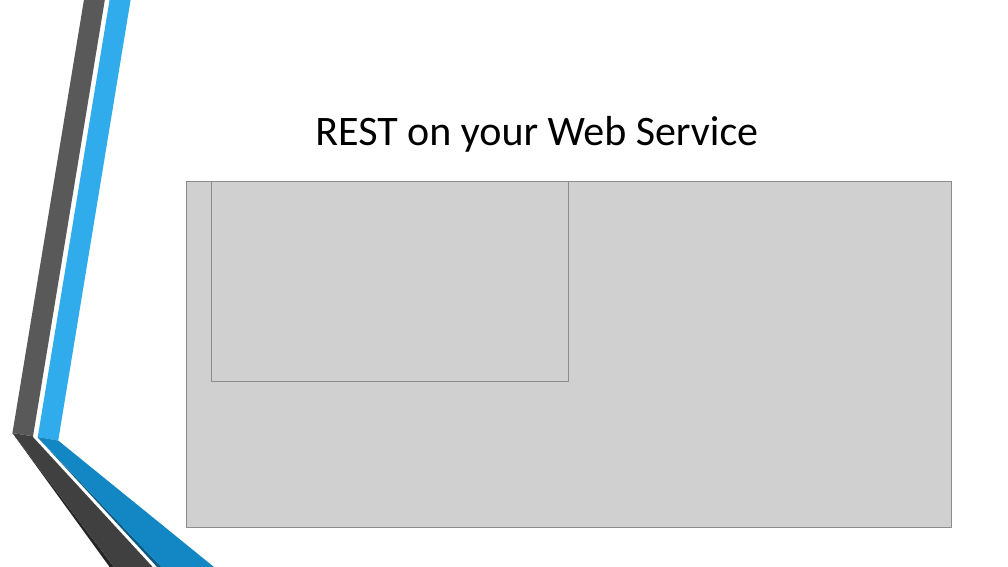
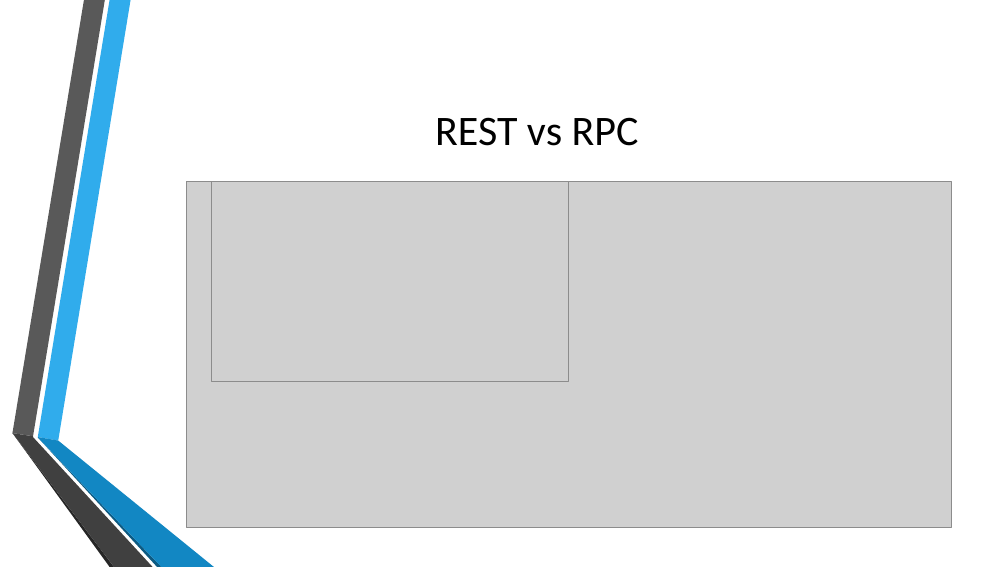
Before and after one commit to jwooley/RecipeWebApi, a slide deck: slide 5 of WebAPI and Data.pptx (slide 6 before the commit). Drawn at 1008x567 pixels with LibreOffice and Linux fonts; fonts in the diff are those of the drawing; grey boxes stand for pictures; background and template pictures are left out. Boxes give left, top, right and bottom in pixels: in the first picture for what was removed or moved away, otherwise in the second. Text is boxed around its words. In the diff, an @@ line names an element or a change of style, - is before the commit and + after.

Commit message:
Update slides

```diff
--- a/WebAPI and Data.pptx
+++ b/WebAPI and Data.pptx
@@ title at (435,117,639,146): text changed @@
-REST on your Web Service
+REST vs RPC
```
Also in this commit, not shown: 2 other slides changed, 1 slide added, 2 slides removed, 1 other file.
